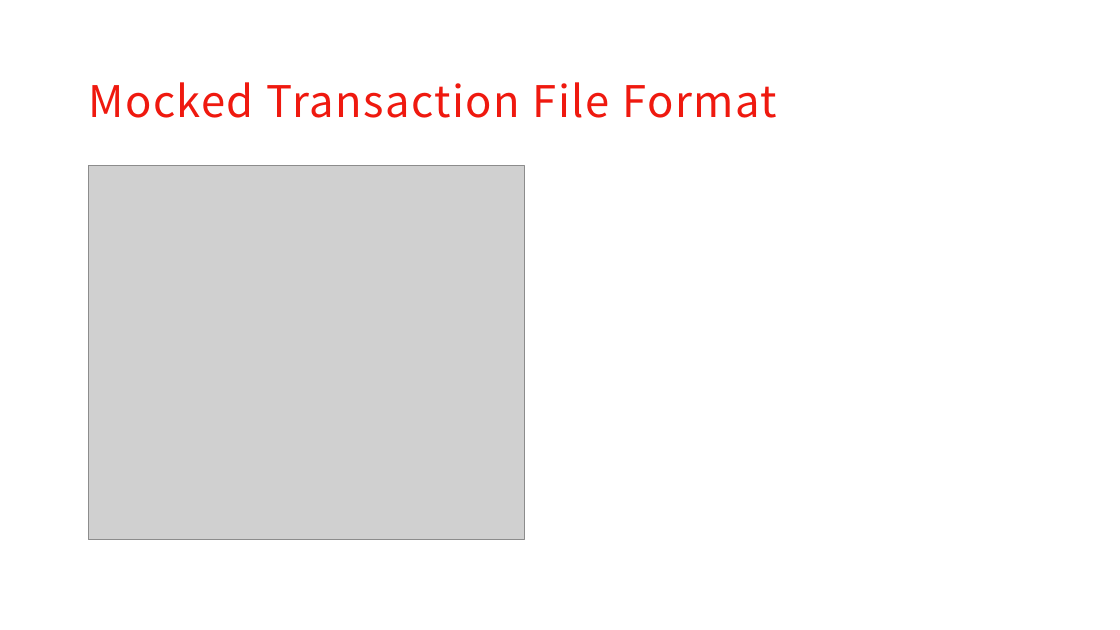
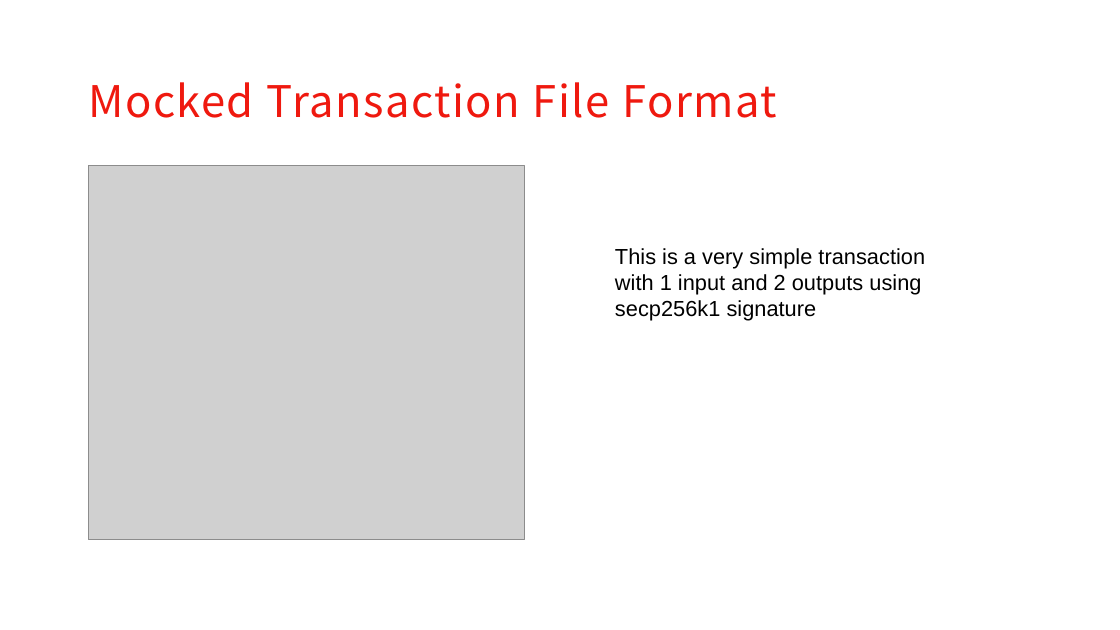
Before and after one commit to XuJiandong/ckb-debugger-playground, a slide deck: slide 6 of slides/presentation.pptx. Drawn at 1120x630 pixels with LibreOffice and Linux fonts; fonts in the diff are those of the drawing; grey boxes stand for pictures; background and template pictures are left out. Boxes give left, top, right and bottom in pixels: in the first picture for what was removed or moved away, otherwise in the second. Text is boxed around its words. In the diff, an @@ line names an element or a change of style, - is before the commit and + after.

```diff
--- a/slides/presentation.pptx
+++ b/slides/presentation.pptx
@@ text added at box(615, 248, 925, 321), 14 pt, text #000000 @@
+This is a very simple transaction with 1 input and 2 outputs using secp256k1 signature
```
Also in this commit, not shown: 5 other slides changed, 1 slide removed, 1 other file.
